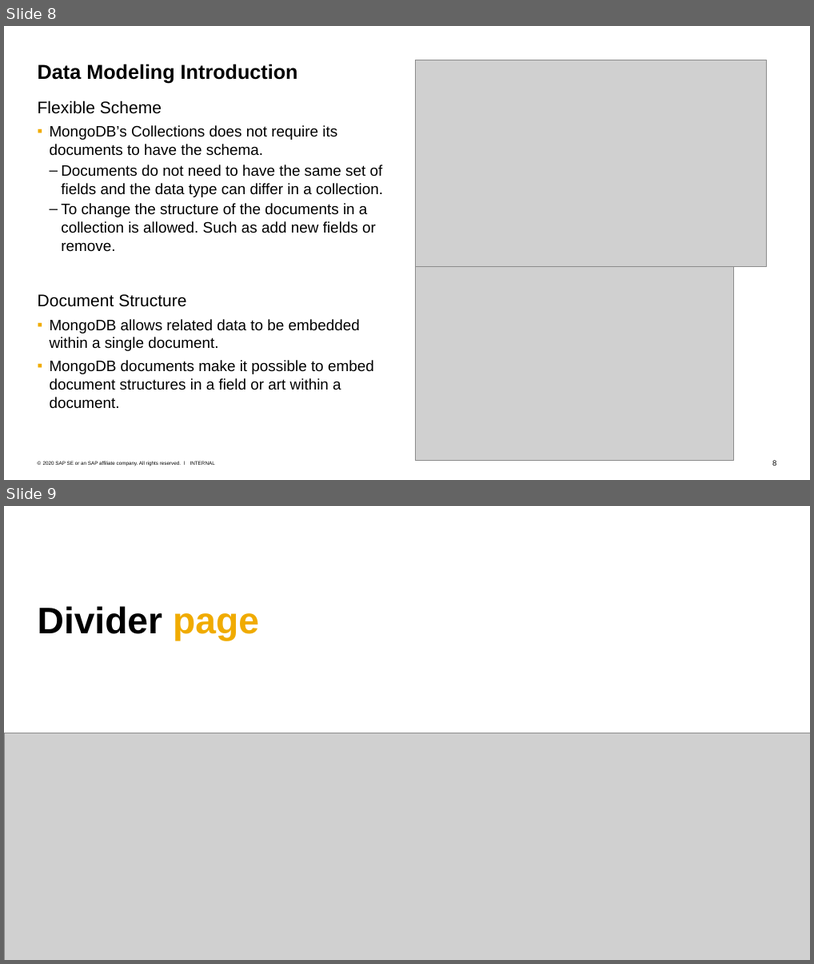
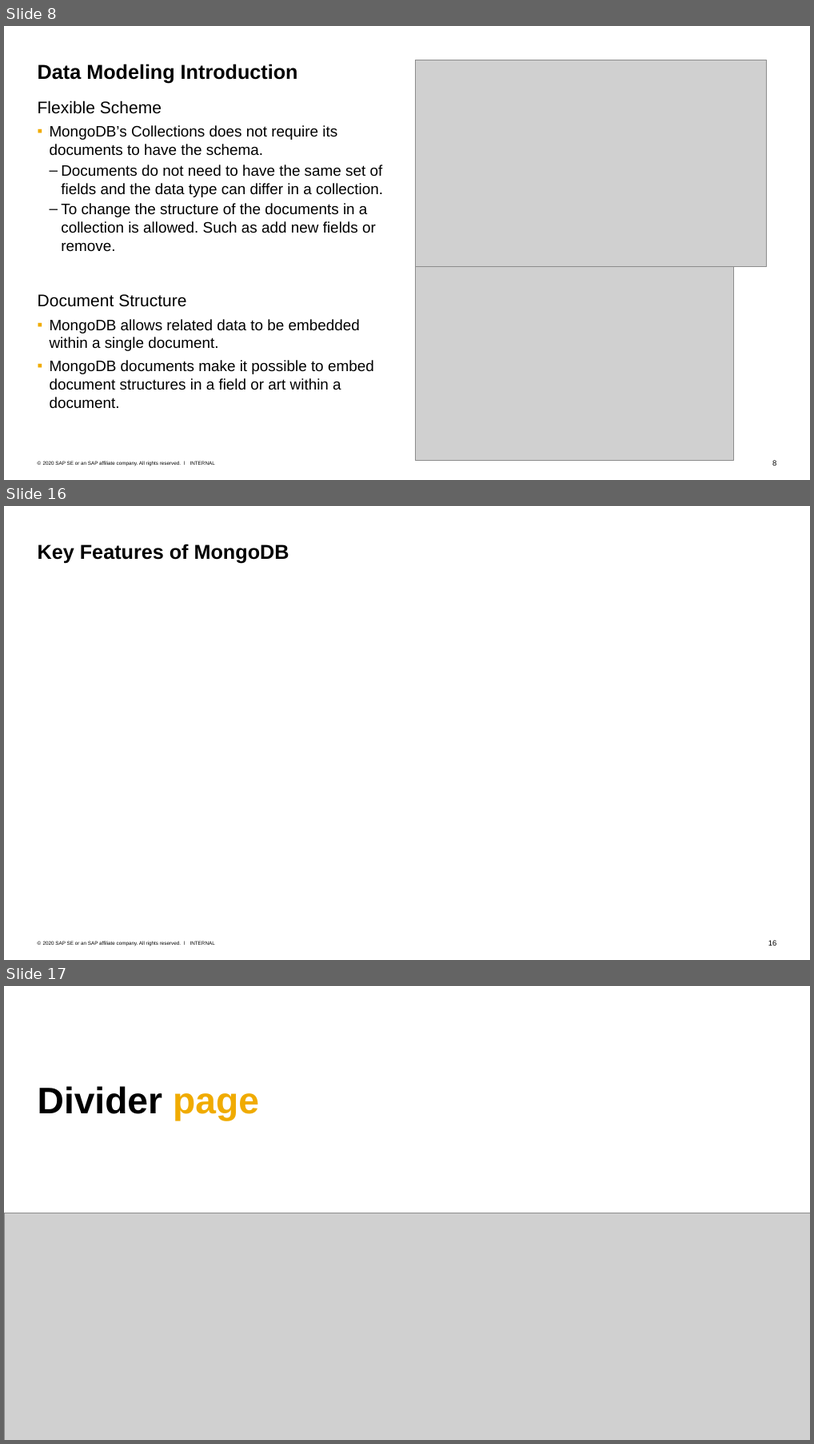
Before and after one commit to Voidkai/Survey_on_NoSQL, a slide deck: NoSQL/The_survey_on_MongoDB.pptx. Shown one above the other, each under a label of ours: slides 8 and 9 before the commit, slides 8, 16 and 17 after it; the slides between them are not shown. The pictures are 814x964 and 814x1444 pixels, drawn with LibreOffice and Linux fonts; fonts in the diff are those of the drawing; grey boxes stand for pictures. Boxes give left, top, right and bottom in pixels: in the first picture for what was removed or moved away, otherwise in the second. Text is boxed around its words. In the diff, an @@ line names an element or a change of style, - is before the commit and + after.

```diff
--- a/NoSQL/The_survey_on_MongoDB.pptx
+++ b/NoSQL/The_survey_on_MongoDB.pptx
@@ slide 16 added at (x1=4, y1=506, x2=810, y2=960), background #FFFFFF; not listed: 3 template elements that a slide beside it also shows @@
@@ title added at (x1=38, y1=544, x2=290, y2=564), 24 pt, text #000000, bold @@
+Key Features of MongoDB
@@ what was slide 9 is now slide 17 @@
```
Also in this commit, not shown: 1 slide changed, 7 other slides added.
